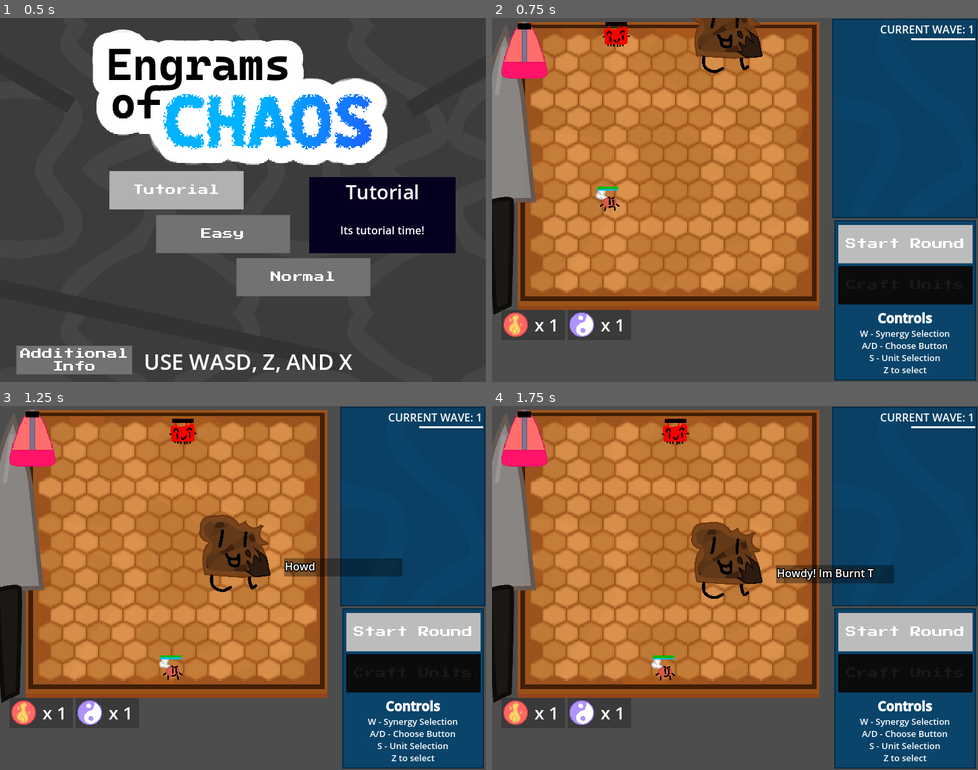
Above: before the commit, frames 1-4 (two rows, left to right).
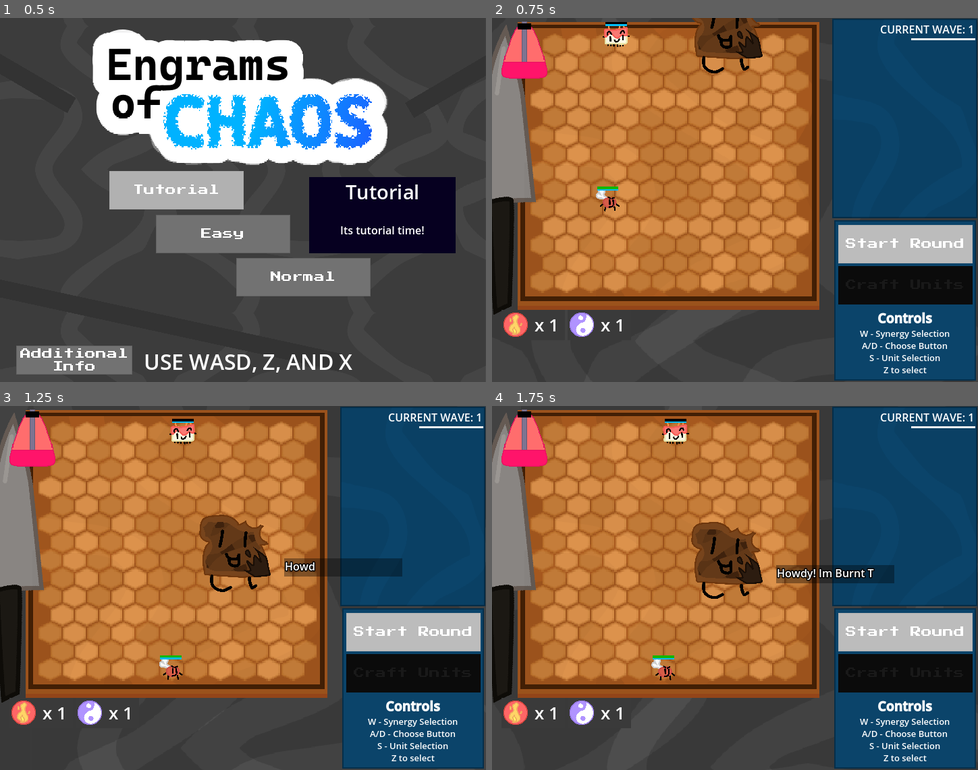
Above: after the commit, the same moments.

Repository: Kaplin86/engrams-of-chaos
Game: Godot game, scene res://main_menu.tscn
Two runs of this game, one before a commit and one after it. Both use one fixed random seed, a clock stepped at 60 frames per second and the inputs below.
Inputs (mouse positions are in pixels of both pictures, inside the frame that each line leads up to):
- Up to frame 1 (0.5 s): no input
- Up to frame 2 (0.75 s): tap Enter at 0.5 s; move the mouse to (841, 181) at 0.52 s; hold Right (ui_right) from 0.53 s (still down); tap Z (confirm) at 0.6 s; click (841, 181) at 0.67 s
- Up to frame 3 (1.25 s): keep holding Right (ui_right)
- Up to frame 4 (1.75 s): tap Z (confirm) at 1.25, 1.35 s; move the mouse to (637, 606) at 1.27 s; release Right (ui_right) at 1.28 s; hold Down (ui_down) from 1.28 s (still down)

Frame 1 is identical in both runs. In frame 2, 0.3% of the frame differs, in the area x 23-56%, y 0-16%; in frame 3, 0.2%; in frame 4, 0.2%.

Commit message:
35 hour 32 minute
Rather than enemies becoming red they now have different hp. I made synergy calls a bit easier in the main script. The two difficulties now work. Added main theme im possibly reconsidering. Threw in a placeholder parallax on the main game screen.

Diff:
--- a/datastoreHolder.gd
+++ b/datastoreHolder.gd
@@ -5,6 +5,8 @@
 var synergyUnitJson : Dictionary = {}
 var craftingUnitJson : Dictionary = {}
 var tutorial = false
+var enemySynergy = true
+var difficulty = ""
 
 func _ready() -> void:
 	var file = FileAccess.open("res://datastore/synergyUnits.json", FileAccess.READ)
--- a/gameManager.gd
+++ b/gameManager.gd
@@ -186,21 +186,9 @@
 
 	if doneFirstTick == false:
 		doneFirstTick = true
-		for E in currentSynergyObjects:
-
-			if teamSynergyStore[1].has(E.get_filename()):
-				E.firstTick(1,teamSynergyStore[1][E.get_filename()])
-
-			if teamSynergyStore[2].has(E.get_filename()):
-
-				E.firstTick(2,teamSynergyStore[2][E.get_filename()])
-
-	for E in currentSynergyObjects:
-		if teamSynergyStore[1].has(E.get_filename()):
-			E.tickTeam(1,teamSynergyStore[1][E.get_filename()])
-
-		if teamSynergyStore[2].has(E.get_filename()):
-			E.tickTeam(2,teamSynergyStore[2][E.get_filename()])
+		callTeamSynergies("firstTick")
+
+	callTeamSynergies("tickTeam")
 
 
 	$AudioStreamPlayer.play()
@@ -242,6 +230,7 @@
 		$CanvasLayer2/Control/DeathText.text = "'"+gameOverText.pick_random() + "'"
 		$CanvasLayer2/Control/HighestRound.text = "Final Round: " + str(currentWave)
 		$CanvasLayer2/Control/StrongestSynergy.text = "Strongest Synergy: " + $CanvasLayer/UI.synergyList[0]
+		$CanvasLayer2/Control/Mode.text = "Gamemode: " + DatastoreHolder.difficulty
 		var newtween = create_tween().set_trans(Tween.TRANS_CUBIC).set_ease(Tween.EASE_IN)
 		newtween.tween_property($CanvasLayer2/Control,"modulate",Color(1,1,1,1),1)
 		await get_tree().create_timer(1).timeout
@@ -290,12 +279,7 @@
 	return a.get("speed",0) < b.get("speed",0)
 
 func unitDeath(unitData : BaseUnit): ## Called when any unit dies. It gets passed a duplicate of the unit that just died.
-	for E in currentSynergyObjects:
-		if teamSynergyStore[1].has(E.get_filename()):
-			E.unitDeath(1,teamSynergyStore[1][E.get_filename()],unitData)
-
-		if teamSynergyStore[2].has(E.get_filename()):
-			E.unitDeath(2,teamSynergyStore[2][E.get_filename()],unitData)
+	callTeamSynergies("unitDeath",unitData)
 
 	var team1alive = false
 	var team2alive = false
@@ -310,20 +294,10 @@
 
 func unitAttack(unitData : BaseUnit): ## Called when any unit attacks. It gets passed the unit.
 	AttackHit.emit()
-	for E in currentSynergyObjects:
-		if teamSynergyStore[1].has(E.get_filename()):
-			E.unitAttack(1,teamSynergyStore[1][E.get_filename()],unitData)
-
-		if teamSynergyStore[2].has(E.get_filename()):
-			E.unitAttack(2,teamSynergyStore[2][E.get_filename()],unitData)
+	callTeamSynergies("unitAttack",unitData)
 
 func unitOnHit(unitData : BaseUnit): ## Caled when any unit gets hit. It gets passed the unit.
-	for E in currentSynergyObjects:
-		if teamSynergyStore[1].has(E.get_filename()):
-			E.unitGetHit(1,teamSynergyStore[1][E.get_filename()],unitData)
-
-		if teamSynergyStore[2].has(E.get_filename()):
-			E.unitGetHit(2,teamSynergyStore[2][E.get_filename()],unitData)
+	callTeamSynergies("unitGetHit",unitData)
 
 func startButtonHit(): ## When a particular ui button is hit
 	if battleState == "preround":
@@ -348,3 +322,18 @@
 			$CanvasLayer/UI.textUpdateStartButton("Resume")
 		else:
 			$CanvasLayer/UI.textUpdateStartButton("Pause")
+
+func callTeamSynergies(FunctionName : String, extraParam = null):
+	for E in currentSynergyObjects:
+		if teamSynergyStore[1].has(E.get_filename()):
+			if DatastoreHolder.enemySynergy:
+				if extraParam:
+					E.call(FunctionName,1,teamSynergyStore[1][E.get_filename()],extraParam)
+				else:
+					E.call(FunctionName,1,teamSynergyStore[1][E.get_filename()])
+
+			if teamSynergyStore[2].has(E.get_filename()):
+				if extraParam:
+					E.call(FunctionName,2,teamSynergyStore[2][E.get_filename()],extraParam)
+				else:
+					E.call(FunctionName,2,teamSynergyStore[2][E.get_filename()])
--- a/main.tscn
+++ b/main.tscn
@@ -25,102 +25,6 @@
 1:0/0 = 0
 2:0/0 = 0
 3:0/0 = 0
-4:0/0 = 0
-5:0/0 = 0
-6:0/0 = 0
-7:0/0 = 0
-8:0/0 = 0
-9:0/0 = 0
-10:0/0 = 0
-11:0/0 = 0
-12:0/0 = 0
-13:0/0 = 0
-14:0/0 = 0
-15:0/0 = 0
-16:0/0 = 0
-17:0/0 = 0
-18:0/0 = 0
-19:0/0 = 0
-0:1/0 = 0
-1:1/0 = 0
-2:1/0 = 0
-3:1/0 = 0
-4:1/0 = 0
-5:1/0 = 0
-6:1/0 = 0
-7:1/0 = 0
-8:1/0 = 0
-9:1/0 = 0
-10:1/0 = 0
-11:1/0 = 0
-12:1/0 = 0
-13:1/0 = 0
-14:1/0 = 0
-15:1/0 = 0
-16:1/0 = 0
-17:1/0 = 0
-18:1/0 = 0
-19:1/0 = 0
-0:2/0 = 0
-1:2/0 = 0
-2:2/0 = 0
-3:2/0 = 0
-4:2/0 = 0
-5:2/0 = 0
-6:2/0 = 0
-7:2/0 = 0
-8:2/0 = 0
-9:2/0 = 0
-10:2/0 = 0
-11:2/0 = 0
-12:2/0 = 0
-13:2/0 = 0
-14:2/0 = 0
-15:2/0 = 0
-16:2/0 = 0
-17:2/0 = 0
-18:2/0 = 0
-19:2/0 = 0
-0:3/0 = 0
-1:3/0 = 0
-2:3/0 = 0
-3:3/0 = 0
-4:3/0 = 0
-5:3/0 = 0
-6:3/0 = 0
-7:3/0 = 0
-8:3/0 = 0
-9:3/0 = 0
-10:3/0 = 0
-11:3/0 = 0
-12:3/0 = 0
-13:3/0 = 0
-14:3/0 = 0
-15:3/0 = 0
-16:3/0 = 0
-17:3/0 = 0
-18:3/0 = 0
-19:3/0 = 0
-0:4/0 = 0
-1:4/0 = 0
-2:4/0 = 0
-3:4/0 = 0
-4:4/0 = 0
-5:4/0 = 0
-6:4/0 = 0
-7:4/0 = 0
-8:4/0 = 0
-9:4/0 = 0
-10:4/0 = 0
-11:4/0 = 0
-12:4/0 = 0
-13:4/0 = 0
-14:4/0 = 0
-15:4/0 = 0
-16:4/0 = 0
-17:4/0 = 0
-18:4/0 = 0
-19:4/0 = 0
 
 [sub_resource type="TileSet" id="TileSet_h2yge"]
 tile_shape = 3
@@ -190,7 +94,7 @@
 volume_db = -1.295
 
 [node name="Guy" type="Node2D" parent="TutorialPointer"]
-position = Vector2(348, -199.369)
+position = Vector2(348, -198.119)
 
 [node name="BurntToastBody" type="Sprite2D" parent="TutorialPointer/Guy"]
 scale = Vector2(0.178, 0.178)
@@ -288,6 +192,16 @@
 offset_bottom = 271.0
 theme_override_colors/font_color = Color(1, 0.862745, 1, 1)
 text = "Strongest Synergy:"
+horizontal_alignment = 1
+
+[node name="Mode" type="Label" parent="CanvasLayer2/Control"]
+layout_mode = 0
+offset_left = 165.0
+offset_top = 280.0
+offset_right = 551.0
+offset_bottom = 303.0
+theme_override_colors/font_color = Color(1, 0.862745, 1, 1)
+text = "Gamemode:"
 horizontal_alignment = 1
 
 [node name="Tutorial" type="Label" parent="CanvasLayer2/Control"]
@@ -361,4 +275,65 @@
 scale = Vector2(0.229, 0.229)
 texture = ExtResource("16_2cqfq")
 
+[node name="Parallax2D" type="Parallax2D" parent="."]
+modulate = Color(1, 1, 1, 0.133333)
+z_index = -11
+repeat_size = Vector2(425, 425)
+autoscroll = Vector2(50, 25)
+repeat_times = 7
+
+[node name="Node2D" type="Node2D" parent="Parallax2D"]
+scale = Vector2(0.5, 0.5)
+
+[node name="Pattern" type="Sprite2D" parent="Parallax2D/Node2D"]
+position = Vector2(212.5, 212.5)
+texture = ExtResource("15_vivmo")
+
+[node name="Pattern2" type="Sprite2D" parent="Parallax2D/Node2D"]
+position = Vector2(-212.5, 212.5)
+texture = ExtResource("15_vivmo")
+flip_h = true
+
+[node name="Pattern4" type="Sprite2D" parent="Parallax2D/Node2D"]
+position = Vector2(-212.5, -212.5)
+texture = ExtResource("15_vivmo")
+flip_h = true
+flip_v = true
+
+[node name="Pattern3" type="Sprite2D" parent="Parallax2D/Node2D"]
+position = Vector2(212.5, -212.5)
+texture = ExtResource("15_vivmo")
+flip_v = true
+
+[node name="Parallax2D2" type="Parallax2D" parent="."]
+modulate = Color(1, 1, 1, 0.133333)
+z_index = -11
+scroll_offset = Vector2(271, -300)
+repeat_size = Vector2(425, 425)
+autoscroll = Vector2(-50, 30)
+repeat_times = 7
+
+[node name="Node2D" type="Node2D" parent="Parallax2D2"]
+scale = Vector2(0.5, 0.5)
+
+[node name="Pattern" type="Sprite2D" parent="Parallax2D2/Node2D"]
+position = Vector2(212.5, 212.5)
+texture = ExtResource("15_vivmo")
+
+[node name="Pattern2" type="Sprite2D" parent="Parallax2D2/Node2D"]
+position = Vector2(-212.5, 212.5)
+texture = ExtResource("15_vivmo")
+flip_h = true
+
+[node name="Pattern4" type="Sprite2D" parent="Parallax2D2/Node2D"]
+position = Vector2(-212.5, -212.5)
+texture = ExtResource("15_vivmo")
+flip_h = true
+flip_v = true
+
+[node name="Pattern3" type="Sprite2D" parent="Parallax2D2/Node2D"]
+position = Vector2(212.5, -212.5)
+texture = ExtResource("15_vivmo")
+flip_v = true
+
 [connection signal="TickEnd" from="." to="Camera2D" method="_on_node_2d_tick_end"]
--- a/main_menu.gd
+++ b/main_menu.gd
@@ -10,6 +10,7 @@
 	deltatimer += delta
 
 	$Logo.scale += (Vector2.ONE - $Logo.scale) / 20
+	$FirstEngraMmaintheme.pitch_scale = 1 + (sin(deltatimer * 0.5) * 0.01)
 
 	for E in Buttons.size():
 
@@ -41,11 +42,20 @@
 		buttonHover += 1
 
 	if Input.is_action_just_pressed("confirm"):
-		if buttonHover == 0 or buttonHover == 1:
+		if buttonHover == 0 or buttonHover == 1 or buttonHover == 2:
 			if buttonHover == 0:
 				DatastoreHolder.tutorial = true
+				DatastoreHolder.enemySynergy = false
+				DatastoreHolder.difficulty = "Tutorial"
+			if buttonHover == 1:
+				DatastoreHolder.enemySynergy = false
+				DatastoreHolder.difficulty = "Easy"
+			if buttonHover == 2:
+				DatastoreHolder.enemySynergy = true
+				DatastoreHolder.difficulty = "Normal"
+			print("ENEMY SYNERGIES IS " , DatastoreHolder.enemySynergy)
 			get_tree().change_scene_to_file("res://main.tscn")
-		elif buttonHover == 2:
+		elif buttonHover == 3:
 			$AdvancedGuide.visible = !$AdvancedGuide.visible
 
 	buttonHover = wrap(buttonHover,0,Buttons.size())
--- a/main_menu.tscn
+++ b/main_menu.tscn
@@ -8,6 +8,7 @@
 [ext_resource type="Texture2D" uid="uid://b0xfbrnet82wa" path="res://units/pepper/pepper.svg" id="5_glbon"]
 [ext_resource type="Script" uid="uid://rgwl5e3uun00" path="res://physics_bg.gd" id="5_nlkkf"]
 [ext_resource type="Texture2D" uid="uid://cstd7txufmlqq" path="res://ui/pattern.svg" id="7_qe12f"]
+[ext_resource type="AudioStream" uid="uid://dybdrextqsmc1" path="res://sfx/FirstENGRAMmaintheme.mp3" id="9_dy7ct"]
 
 [sub_resource type="Gradient" id="Gradient_nlkkf"]
 offsets = PackedFloat32Array(0, 0.893333, 1)
@@ -385,16 +386,20 @@
 texture = ExtResource("7_qe12f")
 flip_h = true
 
-[node name="Pattern3" type="Sprite2D" parent="Parallax2D/Node2D"]
-position = Vector2(212.5, -212.5)
-texture = ExtResource("7_qe12f")
-flip_v = true
-
 [node name="Pattern4" type="Sprite2D" parent="Parallax2D/Node2D"]
 position = Vector2(-212.5, -212.5)
 texture = ExtResource("7_qe12f")
 flip_h = true
 flip_v = true
 
+[node name="Pattern3" type="Sprite2D" parent="Parallax2D/Node2D"]
+position = Vector2(212.5, -212.5)
+texture = ExtResource("7_qe12f")
+flip_v = true
+
+[node name="FirstEngraMmaintheme" type="AudioStreamPlayer" parent="."]
+stream = ExtResource("9_dy7ct")
+autoplay = true
+
 [connection signal="body_entered" from="PhysicsBG/Area2D" to="PhysicsBG" method="_on_area_2d_body_entered"]
 [connection signal="timeout" from="Timer" to="." method="_on_timer_timeout"]
--- a/synergyScripts/bitter.gd
+++ b/synergyScripts/bitter.gd
@@ -1,7 +1,7 @@
 extends BaseSynergy
 class_name BitterSynergy
 func firstTick(team : int ,level): ## This fires at the first tick of battle. The team passed is the team with the synergy, and level refers to the level of synergy that team has.
-	print("THE BITTER LEVEL IS", level)
+	print("First bitter tick for team ",team, " with a power of ", level)
 	for unit in manager.units:
 		if unit.team == team:
 			var UnitsSynergy = DatastoreHolder.synergyUnitJson[unit.type]
--- a/units/base_unit/base_unit.gd
+++ b/units/base_unit/base_unit.gd
@@ -44,7 +44,7 @@
 func _ready() -> void:
 	visualPosition = board.map_to_local(board_position)
 	if team == 1:
-		modulate = Color(1,0,0)
+		$VisualHolder/HealthBar.tint_progress = Color(0,0,0,1)
 
 	$VisualHolder/HealthBar.max_value = maxHP
 	$VisualHolder/ManaBar.max_value = maxMana
Not shown: 1 places in main.tscn that only renumber resources
Not shown: 1 places in main_menu.tscn that only renumber resources
Not shown, added: sfx/FirstENGRAMmaintheme.mp3.import
Not shown, added: sfx/FirstENGRAMmaintheme.mp3
